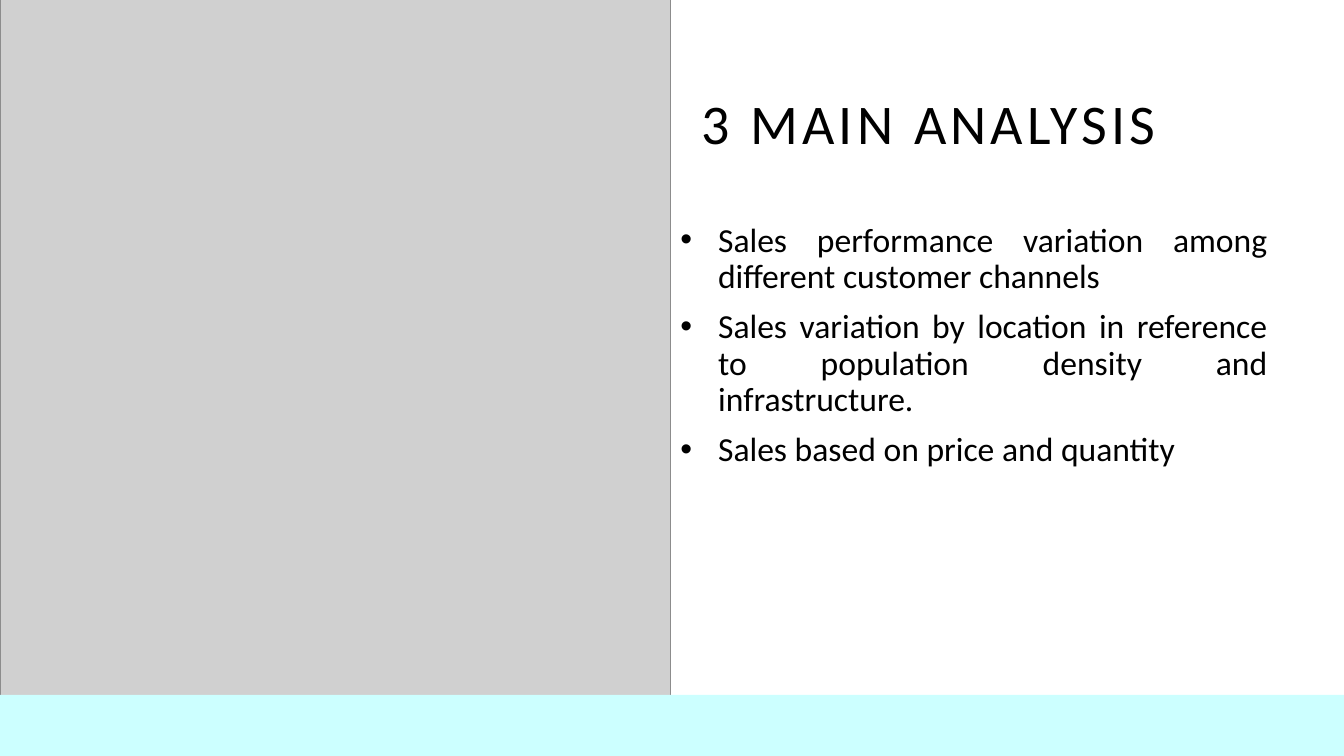
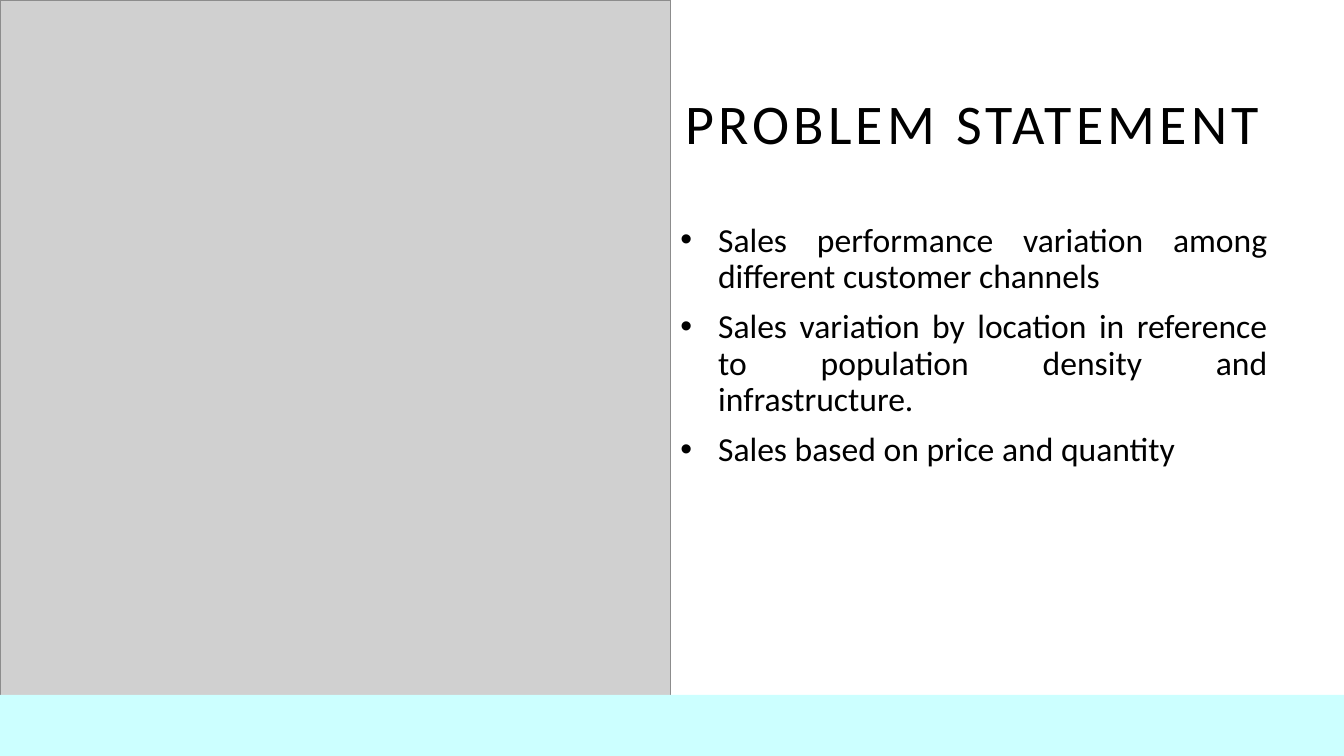
Before and after one commit to salamahalawiye/ABC_Pharm_Sales_Analysis, a slide deck: slide 4 of ABC PHARMACEUTICAL SALES ANALYSIS REPORT.pptx. Drawn at 1344x756 pixels with LibreOffice and Linux fonts; fonts in the diff are those of the drawing; grey boxes stand for pictures. Boxes give left, top, right and bottom in pixels: in the first picture for what was removed or moved away, otherwise in the second. Text is boxed around its words. In the diff, an @@ line names an element or a change of style, - is before the commit and + after.

```diff
--- a/ABC PHARMACEUTICAL SALES ANALYSIS REPORT.pptx
+++ b/ABC PHARMACEUTICAL SALES ANALYSIS REPORT.pptx
@@ title at [685,107,1259,145]: text changed @@
-3 MAIN ANALYSIS
+PROBLEM STATEMENT
```
Also in this commit, not shown: 7 other slides changed, 4 slides added, 2 slides removed.
